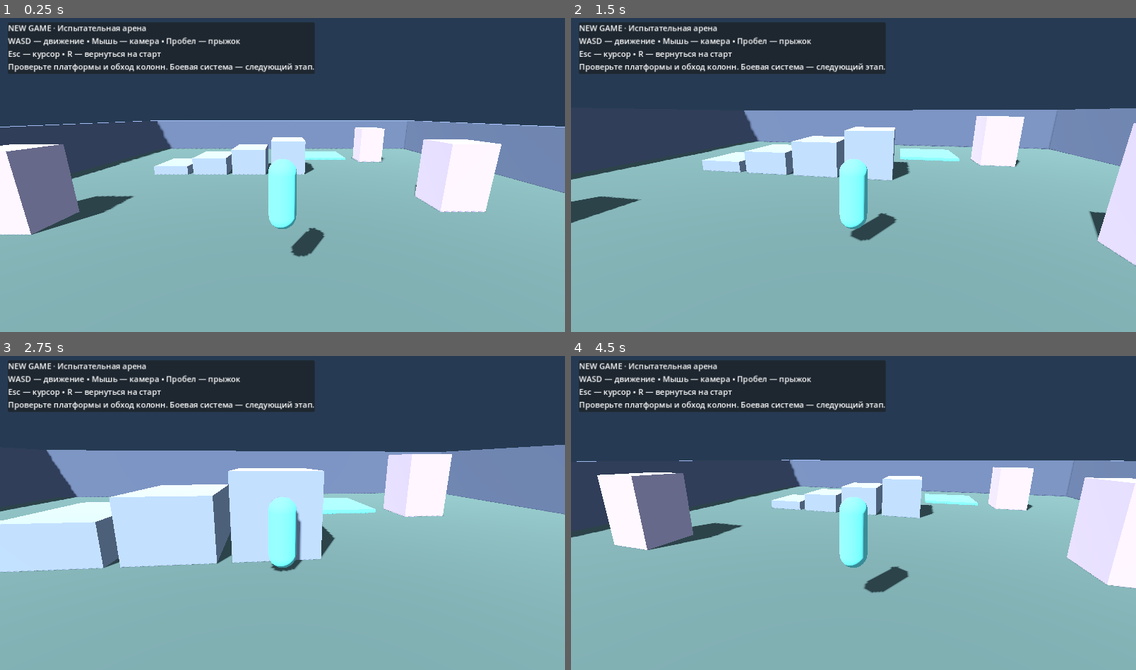
Above: before the commit, frames 1-4 (two rows, left to right).
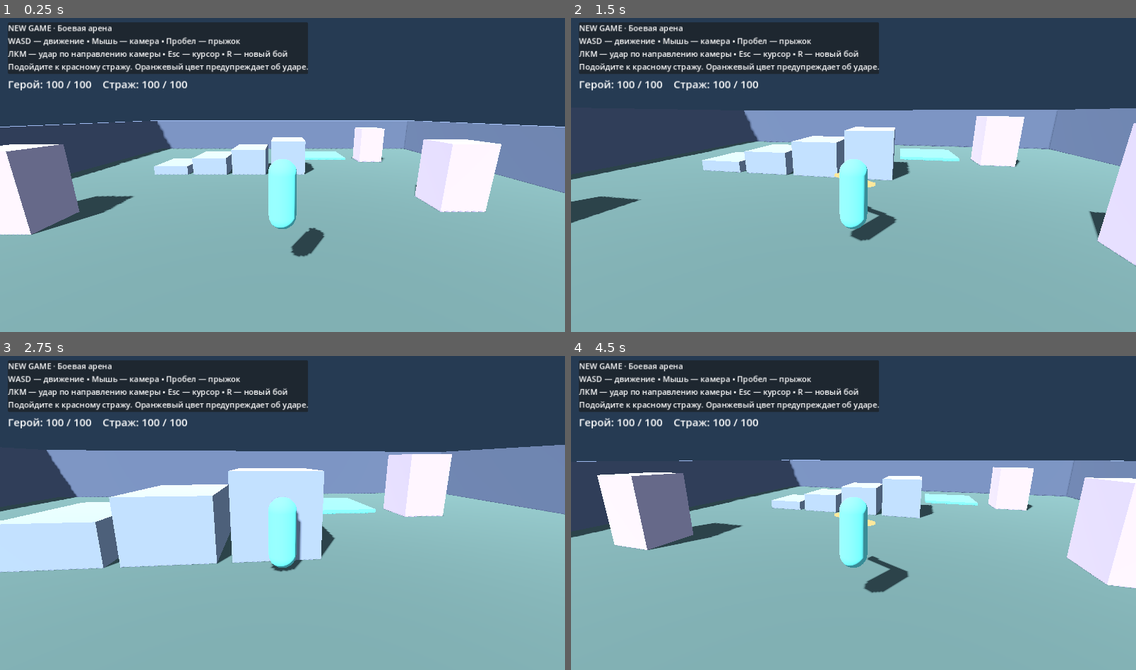
Above: after the commit, the same moments.

Repository: Yola1147/New-game
Game: Godot game, scene res://scenes/main.tscn
Same seed, same stepped clock (60 frames per second), same inputs: the game is played once before the commit and once after it.
Inputs (mouse positions are in pixels of both pictures, inside the frame that each line leads up to):
- Up to frame 1 (0.25 s): no input
- Up to frame 2 (1.5 s): move the mouse to (881, 171) at 0.52 s; hold W (move_forward) from 0.53 s (still down); click (881, 171) at 0.6 s; tap Space (jump) at 0.77 s; move the mouse to (825, 175) at 1.27 s; click (825, 175) at 1.35 s
- Up to frame 3 (2.75 s): keep holding W (move_forward); tap Space (jump) at 1.52 s; move the mouse to (293, 506) at 2.02 s; click (293, 506) at 2.1 s
- Up to frame 4 (4.5 s): keep holding W (move_forward); move the mouse to (847, 516) at 2.77 s; click (847, 516) at 2.85 s; tap Space (jump) at 3.02, 3.77 s; move the mouse to (893, 516) at 3.52 s; click (893, 516) at 3.6 s; tap R (reset) at 4.15 s; move the mouse to (808, 506) at 4.27 s; click (808, 506) at 4.35 s

The runs differ from the first frame. In frame 1, 2.0% of the frame differs, in the area x 1-56%, y 1-24%; in frame 2, 2.1%; in frame 3, 2.0%; in frame 4, 2.1%, in the area x 1-59%, y 1-68%.

Commit message:
Add tested melee combat with one telegraphing enemy and battle restart

Diff:
--- /dev/null
+++ b/scripts/enemy.gd
@@ -0,0 +1,82 @@
+extends CharacterBody3D
+
+signal health_changed
+const MAX_HEALTH := 100
+var health := MAX_HEALTH
+var target: CharacterBody3D
+var windup := 0.0
+var cooldown := 0.0
+var attack_direction := Vector3.FORWARD
+var material: StandardMaterial3D
+var home := Vector3(0, 1, -10)
+
+func _ready() -> void:
+	add_to_group("enemies")
+	collision_layer = 4
+	collision_mask = 1
+	var collider := CollisionShape3D.new()
+	var shape := CapsuleShape3D.new()
+	shape.radius = 0.5
+	shape.height = 1.6
+	collider.shape = shape
+	collider.position.y = 0.8
+	add_child(collider)
+	var mesh := MeshInstance3D.new()
+	var capsule := CapsuleMesh.new()
+	capsule.radius = 0.5
+	capsule.height = 1.6
+	mesh.mesh = capsule
+	mesh.position.y = 0.8
+	material = StandardMaterial3D.new()
+	material.albedo_color = Color("ca6478")
+	mesh.material_override = material
+	add_child(mesh)
+
+func _physics_process(delta: float) -> void:
+	if health <= 0:
+		return
+	cooldown = maxf(0, cooldown - delta)
+	velocity.x = 0
+	velocity.z = 0
+	if not is_on_floor():
+		velocity.y -= 20 * delta
+	if is_instance_valid(target) and target.health > 0:
+		var offset := target.global_position - global_position
+		if windup > 0:
+			windup = maxf(0, windup - delta)
+			if windup == 0:
+				if offset.length() < 2.1 and attack_direction.dot(offset.normalized()) > 0.5:
+					var ray := PhysicsRayQueryParameters3D.create(global_position + Vector3.UP, target.global_position + Vector3.UP, 1)
+					if get_world_3d().direct_space_state.intersect_ray(ray).is_empty():
+						target.take_damage(20)
+				cooldown = 1.0
+		elif offset.length() < 1.8 and cooldown == 0:
+			windup = 0.65
+			attack_direction = offset.normalized()
+		elif offset.length() < 11 and offset.length() > 1.5:
+			var direction := Vector3(offset.x, 0, offset.z).normalized()
+			velocity.x = direction.x * 2.8
+			velocity.z = direction.z * 2.8
+	material.albedo_color = Color("ffbe62") if windup > 0 else Color("ca6478")
+	move_and_slide()
+	if position.y < -12:
+		position = home
+
+func take_damage(amount: int) -> void:
+	if health <= 0:
+		return
+	health = maxi(0, health - amount)
+	if health == 0:
+		windup = 0
+		velocity = Vector3.ZERO
+		visible = false
+	health_changed.emit()
+
+func reset_combat() -> void:
+	health = MAX_HEALTH
+	windup = 0
+	cooldown = 0
+	velocity = Vector3.ZERO
+	position = home
+	visible = true
+	health_changed.emit()
--- a/scripts/main.gd
+++ b/scripts/main.gd
@@ -1,7 +1,10 @@
 extends Node3D
 
 const Player = preload("res://scripts/player.gd")
+const Enemy = preload("res://scripts/enemy.gd")
 var player: CharacterBody3D
+var enemy: CharacterBody3D
+var status: Label
 
 func _ready() -> void:
 	configure_input()
@@ -33,17 +36,34 @@
 	player.name = "Player"
 	player.position = Vector3(0, 2, 8)
 	add_child(player)
+	enemy = Enemy.new()
+	enemy.position = Vector3(0, 1, -10)
+	enemy.target = player
+	add_child(enemy)
+	player.health_changed.connect(update_status)
+	player.defeated.connect(update_status)
+	enemy.health_changed.connect(update_status)
 	var hud := CanvasLayer.new()
 	add_child(hud)
 	var panel := PanelContainer.new()
 	panel.position = Vector2(18, 18)
 	hud.add_child(panel)
 	var label := Label.new()
-	label.text = "NEW GAME · Испытательная арена\nWASD — движение • Мышь — камера • Пробел — прыжок\nEsc — курсор • R — вернуться на старт\nПроверьте платформы и обход колонн. Боевая система — следующий этап."
+	label.text = "NEW GAME · Боевая арена\nWASD — движение • Мышь — камера • Пробел — прыжок\nЛКМ — удар по направлению камеры • Esc — курсор • R — новый бой\nПодойдите к красному стражу. Оранжевый цвет предупреждает об ударе."
 	label.add_theme_font_size_override("font_size", 18)
 	panel.add_child(label)
+	status = Label.new()
+	status.position = Vector2(18, 140)
+	status.add_theme_font_size_override("font_size", 24)
+	hud.add_child(status)
+	update_status()
 
 func configure_input() -> void:
+	if not InputMap.has_action("attack"):
+		InputMap.add_action("attack")
+		var click := InputEventMouseButton.new()
+		click.button_index = MOUSE_BUTTON_LEFT
+		InputMap.action_add_event("attack", click)
 	var bindings := {"move_forward": KEY_W, "move_back": KEY_S, "move_left": KEY_A, "move_right": KEY_D, "jump": KEY_SPACE, "release_mouse": KEY_ESCAPE, "reset": KEY_R}
 	for action: String in bindings:
 		if not InputMap.has_action(action):
@@ -51,6 +71,24 @@
 		var event := InputEventKey.new()
 		event.physical_keycode = bindings[action]
 		InputMap.action_add_event(action, event)
+
+func _input(event: InputEvent) -> void:
+	if event.is_action_pressed("reset"):
+		restart_battle()
+
+func restart_battle() -> void:
+	player.reset_combat()
+	enemy.reset_combat()
+	update_status()
+
+func update_status() -> void:
+	if not is_instance_valid(status):
+		return
+	status.text = "Герой: %d / 100    Страж: %d / 100" % [player.health, enemy.health]
+	if player.health <= 0:
+		status.text += "\nПоражение. R — повторить бой"
+	elif enemy.health <= 0:
+		status.text += "\nПобеда! R — повторить бой"
 
 func block(at: Vector3, size: Vector3, color: Color) -> void:
 	var body := StaticBody3D.new()
--- a/scripts/player.gd
+++ b/scripts/player.gd
@@ -3,6 +3,15 @@
 const SPEED := 6.0
 const JUMP_SPEED := 7.5
 const ACCELERATION := 22.0
+signal health_changed
+signal defeated
+
+const MAX_HEALTH := 100
+var health := MAX_HEALTH
+var attack_time := 0.0
+var attack_hit := false
+var invulnerability := 0.0
+var slash: MeshInstance3D
 var pivot: Node3D
 var spring: SpringArm3D
 var visual: Node3D
@@ -36,6 +45,17 @@
 	marker.mesh = marker_mesh
 	marker.position = Vector3(0, 1.45, -0.35)
 	visual.add_child(marker)
+	slash = MeshInstance3D.new()
+	var blade := BoxMesh.new()
+	blade.size = Vector3(1.5, 0.08, 0.25)
+	slash.mesh = blade
+	slash.position = Vector3(0, 1, -1)
+	var glow := StandardMaterial3D.new()
+	glow.albedo_color = Color("ffe89c")
+	glow.shading_mode = BaseMaterial3D.SHADING_MODE_UNSHADED
+	slash.material_override = glow
+	slash.visible = false
+	visual.add_child(slash)
 	pivot = Node3D.new()
 	pivot.position.y = 1.45
 	add_child(pivot)
@@ -62,10 +82,20 @@
 	if event is InputEventMouseMotion and Input.mouse_mode == Input.MOUSE_MODE_CAPTURED:
 		pivot.rotation.y -= event.relative.x * 0.003
 		spring.rotation.x = clampf(spring.rotation.x - event.relative.y * 0.003, -1.15, 0.65)
-	if event.is_action_pressed("reset"):
-		respawn()
 
 func _physics_process(delta: float) -> void:
+	invulnerability = maxf(0.0, invulnerability - delta)
+	if health <= 0:
+		return
+	if input_enabled and Input.is_action_just_pressed("attack") and Input.mouse_mode == Input.MOUSE_MODE_CAPTURED:
+		start_attack()
+	if attack_time > 0:
+		attack_time = maxf(0.0, attack_time - delta)
+		slash.rotation.y = (0.45 - attack_time) * 8.0 - 1.5
+		if attack_time <= 0.30 and not attack_hit:
+			attack_hit = true
+			resolve_attack()
+		slash.visible = attack_time > 0.16
 	var input_axis := Input.get_vector("move_left", "move_right", "move_forward", "move_back") if input_enabled else Vector2.ZERO
 	var direction := pivot.global_basis * Vector3(input_axis.x, 0, input_axis.y)
 	direction.y = 0
@@ -76,7 +106,7 @@
 		velocity.y -= 20.0 * delta
 	elif input_enabled and Input.is_action_just_pressed("jump"):
 		velocity.y = JUMP_SPEED
-	if direction.length_squared() > 0.01:
+	if direction.length_squared() > 0.01 and attack_time <= 0:
 		visual.rotation.y = lerp_angle(visual.rotation.y, atan2(-direction.x, -direction.z), 12.0 * delta)
 	move_and_slide()
 	if global_position.y < -12:
@@ -85,3 +115,43 @@
 func respawn() -> void:
 	global_position = spawn_position
 	velocity = Vector3.ZERO
+
+func start_attack() -> bool:
+	if health <= 0 or attack_time > 0:
+		return false
+	attack_time = 0.5
+	attack_hit = false
+	visual.rotation.y = pivot.rotation.y
+	return true
+
+func resolve_attack() -> void:
+	var forward := -visual.global_basis.z
+	for enemy in get_tree().get_nodes_in_group("enemies"):
+		var offset: Vector3 = enemy.global_position - global_position
+		if offset.length() > 2.4 or absf(offset.y) > 1.4:
+			continue
+		if forward.dot(offset.normalized()) < 0.35:
+			continue
+		var ray := PhysicsRayQueryParameters3D.create(global_position + Vector3.UP, enemy.global_position + Vector3.UP, 1)
+		if get_world_3d().direct_space_state.intersect_ray(ray).is_empty():
+			enemy.take_damage(25)
+
+func take_damage(amount: int) -> void:
+	if health <= 0 or invulnerability > 0:
+		return
+	health = maxi(0, health - amount)
+	invulnerability = 0.65
+	health_changed.emit()
+	if health == 0:
+		attack_time = 0
+		slash.visible = false
+		velocity = Vector3.ZERO
+		defeated.emit()
+
+func reset_combat() -> void:
+	health = MAX_HEALTH
+	attack_time = 0
+	invulnerability = 0
+	slash.visible = false
+	respawn()
+	health_changed.emit()
--- /dev/null
+++ b/tests/combat.gd
@@ -0,0 +1,85 @@
+extends SceneTree
+var failures := 0
+
+func _initialize() -> void:
+	call_deferred("run")
+
+func check(condition: bool, message: String) -> void:
+	if not condition:
+		failures += 1
+		push_error(message)
+
+func frames(count: int) -> void:
+	for i in range(count):
+		await physics_frame
+
+func run() -> void:
+	var arena = load("res://scenes/main.tscn").instantiate()
+	root.add_child(arena)
+	var player = arena.player
+	var enemy = arena.enemy
+	player.input_enabled = false
+	enemy.set_physics_process(false)
+	await frames(90)
+	player.position = Vector3(0, 0, 5)
+	enemy.position = Vector3(0, 0, 3.3)
+	player.pivot.rotation.y = 0
+	check(player.start_attack(), "First attack must start")
+	check(not player.start_attack(), "Attack cooldown must block spam")
+	await frames(20)
+	check(enemy.health == 75, "Single swing must deal damage once")
+	await frames(20)
+	check(enemy.health == 75, "Swing must not damage repeatedly")
+	enemy.position = Vector3(0, 0, 7)
+	player.start_attack()
+	await frames(35)
+	check(enemy.health == 75, "Attack must not hit behind player")
+	enemy.position = Vector3(0, 0, -5)
+	player.start_attack()
+	await frames(35)
+	check(enemy.health == 75, "Attack must not hit out of range")
+	arena.block(Vector3(0, 1, 4), Vector3(2, 2, 0.2), Color.WHITE)
+	enemy.position = Vector3(0, 0, 3.3)
+	await frames(2)
+	player.start_attack()
+	await frames(35)
+	check(enemy.health == 75, "Wall must block melee hit")
+	player.position = Vector3(5, 0, 5)
+	enemy.position = Vector3(5, 0, 3.4)
+	for i in range(3):
+		player.start_attack()
+		await frames(35)
+	check(enemy.health == 0 and not enemy.visible, "Enemy must die after four total hits")
+	var hp: int = player.health
+	enemy.set_physics_process(true)
+	await frames(120)
+	check(player.health == hp, "Dead enemy must never damage player")
+	arena.restart_battle()
+	check(player.health == 100 and enemy.health == 100 and enemy.visible, "Restart must restore combat state")
+	player.position = Vector3(5, 0, 5)
+	enemy.position = Vector3(5, 0, -1)
+	await frames(45)
+	check(enemy.position.z > -0.5, "Enemy must chase detected player")
+	enemy.position = Vector3(5, 0, 3.4)
+	enemy.cooldown = 0
+	await frames(2)
+	check(enemy.windup > 0 and player.health == 100, "Enemy must telegraph before dealing damage")
+	player.position = Vector3(10, 0, 5)
+	await frames(42)
+	check(player.health == 100, "Leaving attack range must evade windup")
+	enemy.position = Vector3(10, 0, 3.4)
+	enemy.cooldown = 0
+	await frames(45)
+	check(player.health == 80, "Enemy attack must deal 20 damage")
+	player.take_damage(20)
+	check(player.health == 80, "Invulnerability must prevent instant repeat damage")
+	player.invulnerability = 0
+	player.take_damage(100)
+	check(player.health == 0 and not player.start_attack(), "Dead hero cannot attack")
+	var at: Vector3 = player.position
+	await frames(90)
+	check(player.position.is_equal_approx(at), "Dead hero must stop moving")
+	arena.restart_battle()
+	check(player.health == 100 and enemy.windup == 0 and player.attack_time == 0, "Restart must clear pending attacks")
+	print("COMBAT RESULT: ", failures, " failures")
+	quit(1 if failures else 0)
--- a/tests/smoke.gd
+++ b/tests/smoke.gd
@@ -17,6 +17,7 @@
 func run() -> void:
 	var arena = load("res://scenes/main.tscn").instantiate()
 	root.add_child(arena)
+	arena.enemy.set_physics_process(false)
 	await frames(90)
 	var player = arena.player
 	check(player.is_on_floor(), "Player must land on arena floor")
Not shown, added: scripts/enemy.gd.uid
Not shown, added: tests/combat.gd.uid
Not shown, changed: GAME_DESIGN.md
Not shown, changed: ROADMAP.md
Not shown, changed: Run.ps1
